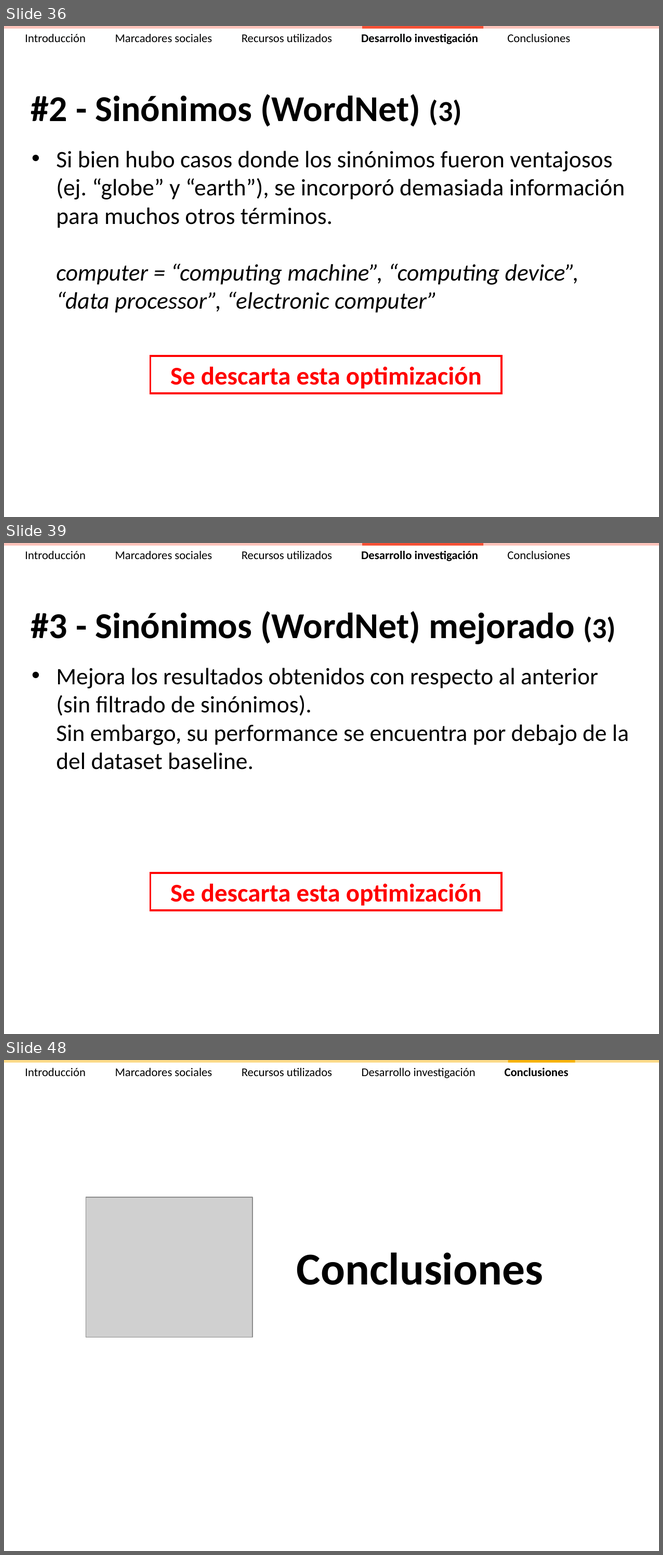
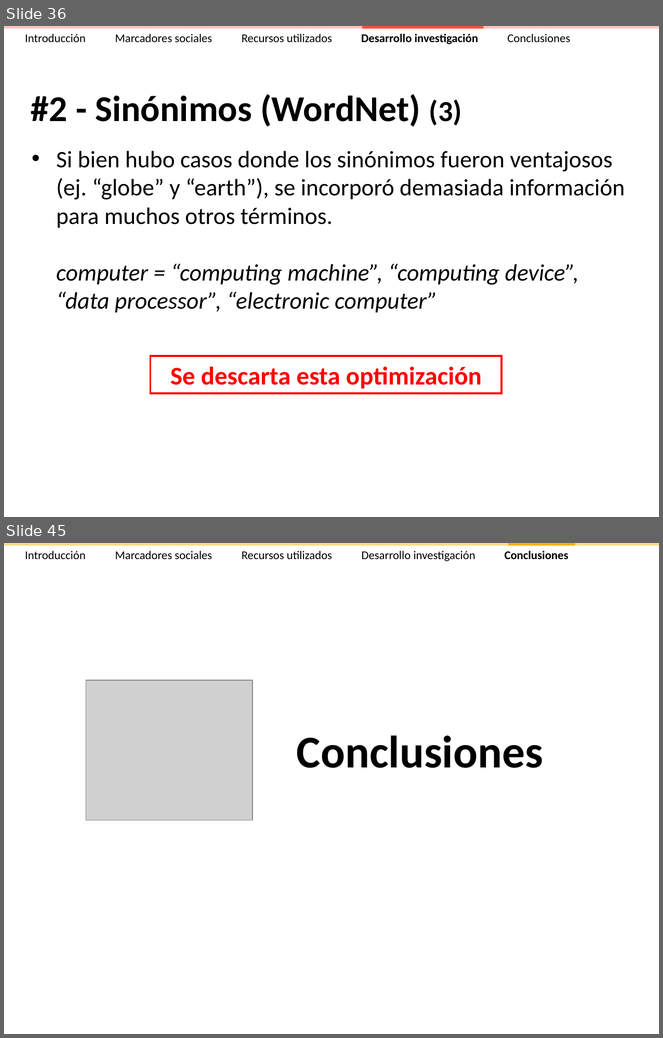
Before and after one commit to ak907kenai/nicotournetesis, a slide deck: docs_trunk/Presentación/Nicolás Tourné - Presentación Tesis (v2.3).ppt. Shown one above the other, each under a label of ours: slides 36, 39 and 48 before the commit, slides 36 and 45 after it; the slides between them are not shown. The pictures are 663x1555 and 663x1038 pixels, drawn with LibreOffice and Linux fonts; fonts in the diff are those of the drawing; grey boxes stand for pictures. Boxes give left, top, right and bottom in pixels: in the first picture for what was removed or moved away, otherwise in the second. Text is boxed around its words. In the diff, an @@ line names an element or a change of style, - is before the commit and + after.

```diff
--- a/docs_trunk/Presentación/Nicolás Tourné - Presentación Tesis (v2.3).ppt
+++ b/docs_trunk/Presentación/Nicolás Tourné - Presentación Tesis (v2.3).ppt
@@ slide 39 removed at <box>4,543,659,1034</box>, background #FFFFFF @@
@@ rectangle removed at <box>4,543,659,546</box> @@
@@ text removed at <box>25,551,570,561</box> @@
-Introducción Marcadores sociales Recursos utilizados Desarrollo investigación Conclusiones
@@ rectangle removed at <box>362,543,483,546</box> @@
@@ title removed at <box>31,611,616,644</box> @@
-#3 - Sinónimos (WordNet) mejorado (3)
@@ text removed at <box>56,668,629,770</box> @@
-• Mejora los resultados obtenidos con respecto al anterior (sin filtrado de sinónimos).
-  Sin embargo, su performance se encuentra por debajo de la del dataset baseline.
@@ rectangle removed at <box>150,873,501,911</box> @@
-Se descarta esta optimización
@@ what was slide 48 is now slide 45 @@
```
Also in this commit, not shown: 11 slides changed, 2 other slides removed, 2 other files.
